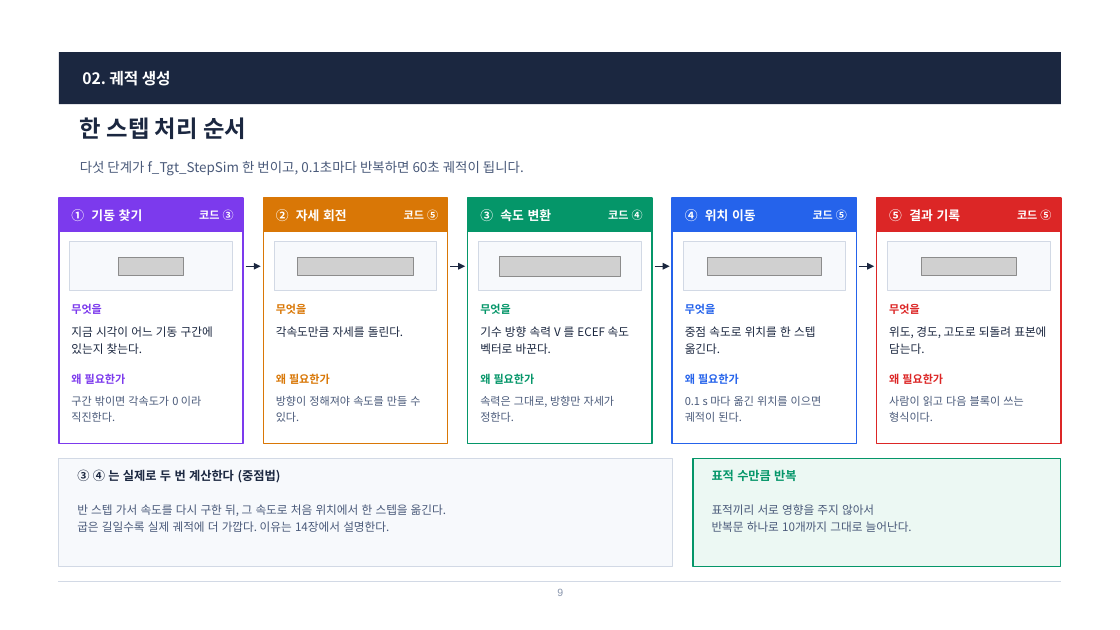
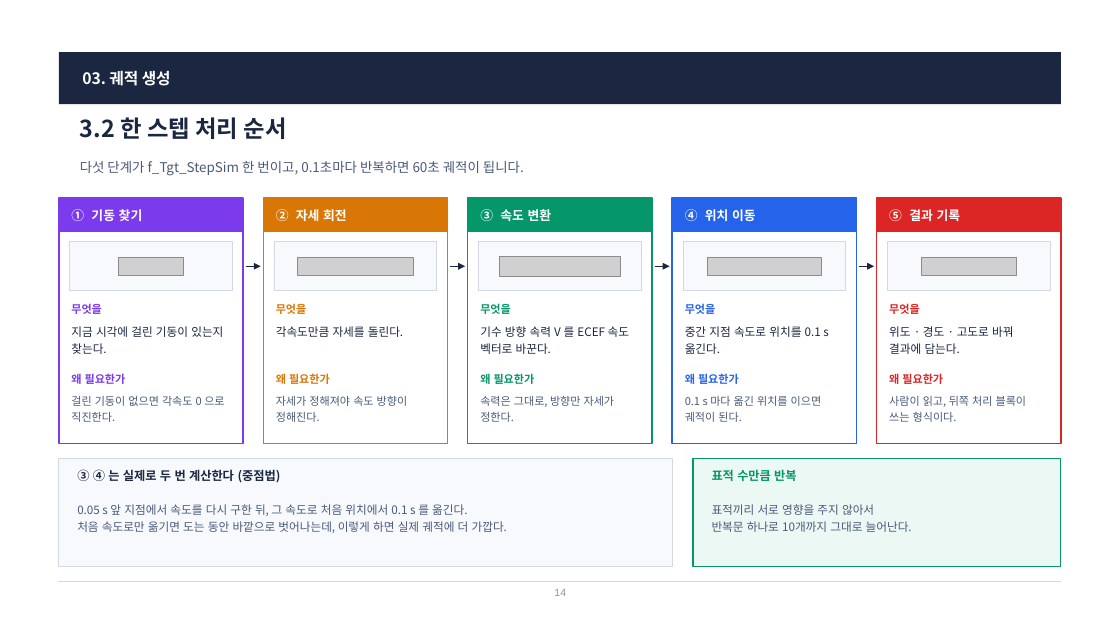
Before and after one commit to harley-hwan/radar-sw-study, a slide deck: slide 14 of Part3_TargetSim/ref/산출물/Chapter3_TargetSim.pptx (slide 9 before the commit). Drawn at 1120x630 pixels with LibreOffice and Linux fonts; fonts in the diff are those of the drawing; grey boxes stand for pictures. Boxes give left, top, right and bottom in pixels: in the first picture for what was removed or moved away, otherwise in the second. Text is boxed around its words. In the diff, an @@ line names an element or a change of style, - is before the commit and + after.

```diff
--- a/Part3_TargetSim/ref/산출물/Chapter3_TargetSim.pptx
+++ b/Part3_TargetSim/ref/산출물/Chapter3_TargetSim.pptx
@@ text at box(82, 70, 171, 86): text changed @@
-02. 궤적 생성
+03. 궤적 생성
@@ text at box(80, 117, 287, 139): text changed @@
-한 스텝 처리 순서
+3.2 한 스텝 처리 순서
@@ text removed at box(199, 209, 234, 220) @@
-코드 ③
@@ text removed at box(404, 209, 438, 220) @@
-코드 ⑤
@@ text removed at box(608, 209, 643, 220) @@
-코드 ④
@@ text removed at box(813, 209, 847, 220) @@
-코드 ⑤
@@ text removed at box(1017, 209, 1051, 220) @@
-코드 ⑤
@@ text at box(71, 326, 223, 354): text changed @@
-지금 시각이 어느 기동 구간에 있는지 찾는다.
+지금 시각에 걸린 기동이 있는지 찾는다.
@@ text at box(685, 326, 828, 354): text changed @@
-중점 속도로 위치를 한 스텝 옮긴다.
+중간 지점 속도로 위치를 0.1 s 옮긴다.
@@ text at box(889, 326, 1013, 354): text changed @@
-위도, 경도, 고도로 되돌려 표본에 담는다.
+위도 · 경도 · 고도로 바꿔 결과에 담는다.
@@ text at box(71, 396, 224, 422): text changed @@
-구간 밖이면 각속도가 0 이라 직진한다.
+걸린 기동이 없으면 각속도 0 으로 직진한다.
@@ text at box(276, 396, 408, 422): text changed @@
-방향이 정해져야 속도를 만들 수 있다.
+자세가 정해져야 속도 방향이 정해진다.
@@ text at box(889, 396, 1027, 422): text changed @@
-사람이 읽고 다음 블록이 쓰는 형식이다.
+사람이 읽고, 뒤쪽 처리 블록이 쓰는 형식이다.
@@ text at box(77, 504, 507, 533): text changed @@
-반 스텝 가서 속도를 다시 구한 뒤, 그 속도로 처음 위치에서 한 스텝을 옮긴다.
-굽은 길일수록 실제 궤적에 더 가깝다. 이유는 14장에서 설명한다.
+0.05 s 앞 지점에서 속도를 다시 구한 뒤, 그 속도로 처음 위치에서 0.1 s 를 옮긴다.
+처음 속도로만 옮기면 도는 동안 바깥으로 벗어나는데, 이렇게 하면 실제 궤적에 더 가깝다.
@@ text at box(554, 589, 566, 596): text changed @@
-9
+14
```
Also in this commit, not shown: 18 other slides changed, 11 slides added, 2 slides removed, 5 other files.
